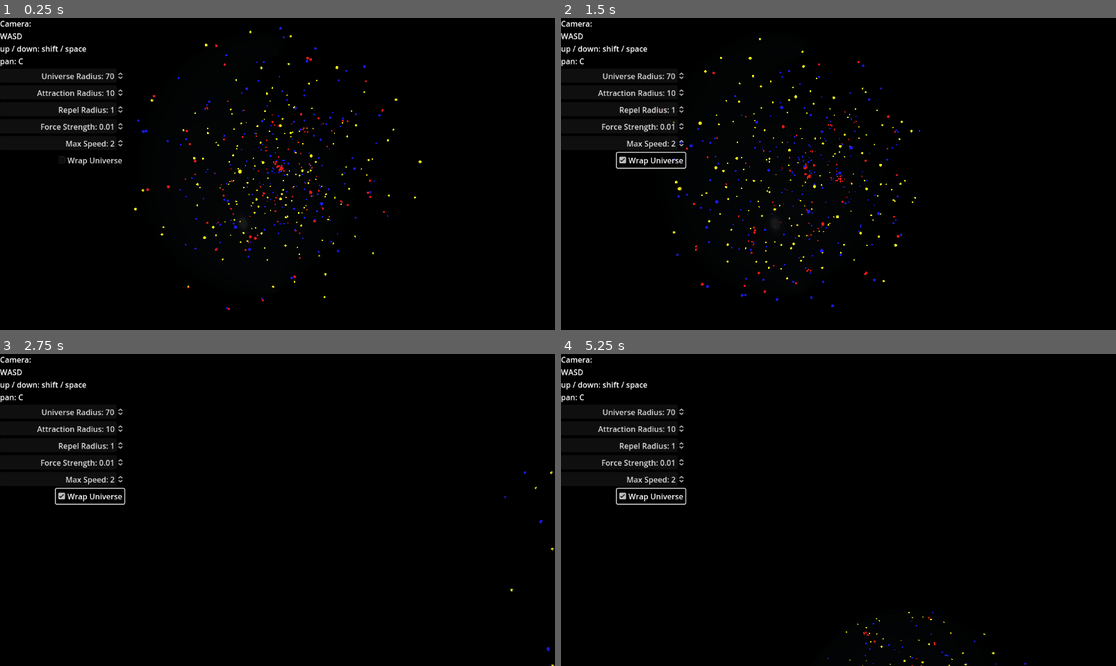
Above: before the commit, frames 1-4 (two rows, left to right).
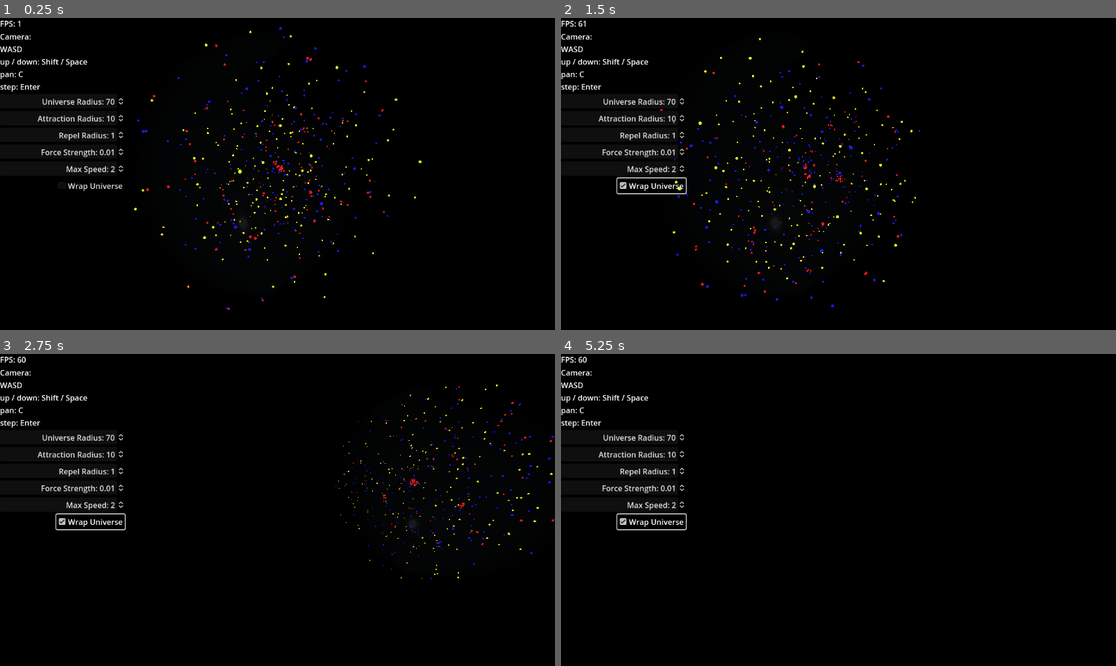
Above: after the commit, the same moments.

Repository: HenkaSyvert/ParticleLife
Game: Godot game, scene res://ParticleLife.tscn
Two runs of this game, one before a commit and one after it. Both use one fixed random seed, a clock stepped at 60 frames per second and the inputs below.
Inputs (mouse positions are in pixels of both pictures, inside the frame that each line leads up to):
- Up to frame 1 (0.25 s): no input
- Up to frame 2 (1.5 s): click "Wrap Universe" at 0.5 s; move the mouse to (960, 158) at 1.27 s; hold D (right) from 1.28 s (still down); hold C (pan_camera) from 1.28 s (still down)
- Up to frame 3 (2.75 s): move the mouse to (166, 525) at 2.02 s; release D (right) at 2.03 s; release C (pan_camera) at 2.03 s; hold S (backward) from 2.03 s (still down); tap C (pan_camera) at 2.1 s
- Up to frame 4 (5.25 s): move the mouse to (894, 441) at 2.77 s; release S (backward) at 2.78 s; hold D (right) 2.78-3.53 s; hold C (pan_camera) 2.78-3.53 s; move the mouse to (810, 572) at 3.52 s; hold W (forward) 3.53-4.28 s; tap C (pan_camera) at 3.6, 5.1 s; tap Enter at 4.25 s; move the mouse to (1005, 556) at 4.27 s; hold C (pan_camera) 4.28-5.03 s; hold A (left) from 4.28 s (still down); tap Space (down) at 5 s; move the mouse to (672, 463) at 5.02 s

The runs differ from the first frame. In frame 1, 2.2% of the frame differs, in the area x 0-23%, y 0-56%; in frame 2, 2.5%; in frame 3, 2.9%, in the area x 0-100%, y 0-100%; in frame 4, 2.6%.

Commit message:
add fps counter

Diff:
--- /dev/null
+++ b/FpsLabel.gd
@@ -0,0 +1,5 @@
+extends Label
+
+
+func _process(delta):
+	set_text("FPS: %d" % Engine.get_frames_per_second())
--- a/ParticleLife.tscn
+++ b/ParticleLife.tscn
@@ -1,7 +1,8 @@
-[gd_scene load_steps=15 format=3 uid="uid://bb5yu55jng3ek"]
+[gd_scene load_steps=16 format=3 uid="uid://bb5yu55jng3ek"]
 
 [ext_resource type="Script" path="res://particle_life.gd" id="1_1flt5"]
 [ext_resource type="Script" path="res://camera_movement.gd" id="2_hrovq"]
+[ext_resource type="Script" path="res://FpsLabel.gd" id="3_m6ham"]
 
 [sub_resource type="StandardMaterial3D" id="StandardMaterial3D_es8bu"]
 vertex_color_use_as_albedo = true
@@ -71,17 +72,22 @@
 anchors_preset = 15
 anchor_right = 1.0
 anchor_bottom = 1.0
-offset_right = -894.0
-offset_bottom = -330.0
+offset_right = -893.0
+offset_bottom = 114.0
 grow_horizontal = 2
 grow_vertical = 2
 
-[node name="CameraControlsLabel" type="Label" parent="Menu"]
+[node name="FpsLabel" type="Label" parent="Menu"]
+layout_mode = 2
+script = ExtResource("3_m6ham")
+
+[node name="ControlsLabel" type="Label" parent="Menu"]
 layout_mode = 2
 text = "Camera:
 WASD
-up / down: shift / space
-pan: C"
+up / down: Shift / Space
+pan: C
+step: Enter"
 
 [node name="UniverseRadiusSpinBox" type="SpinBox" parent="Menu"]
 layout_mode = 2
--- a/camera_movement.gd
+++ b/camera_movement.gd
@@ -1,6 +1,6 @@
 extends Camera3D
 
-@export var mouse_sensitivity = 0.005
+@export var mouse_sensitivity = 0.003
 @export var move_speed = 100
 
 
Not shown, changed: README.md
